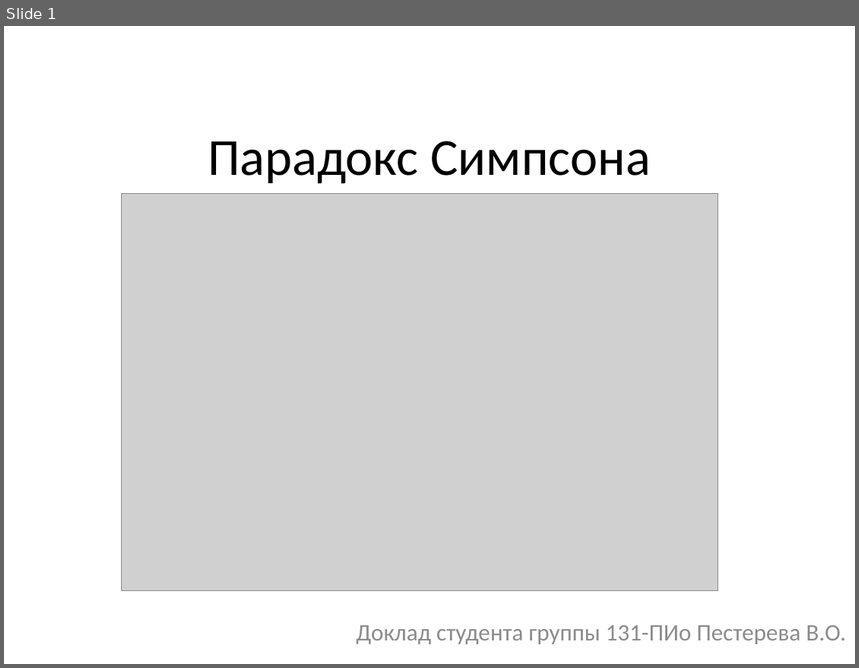
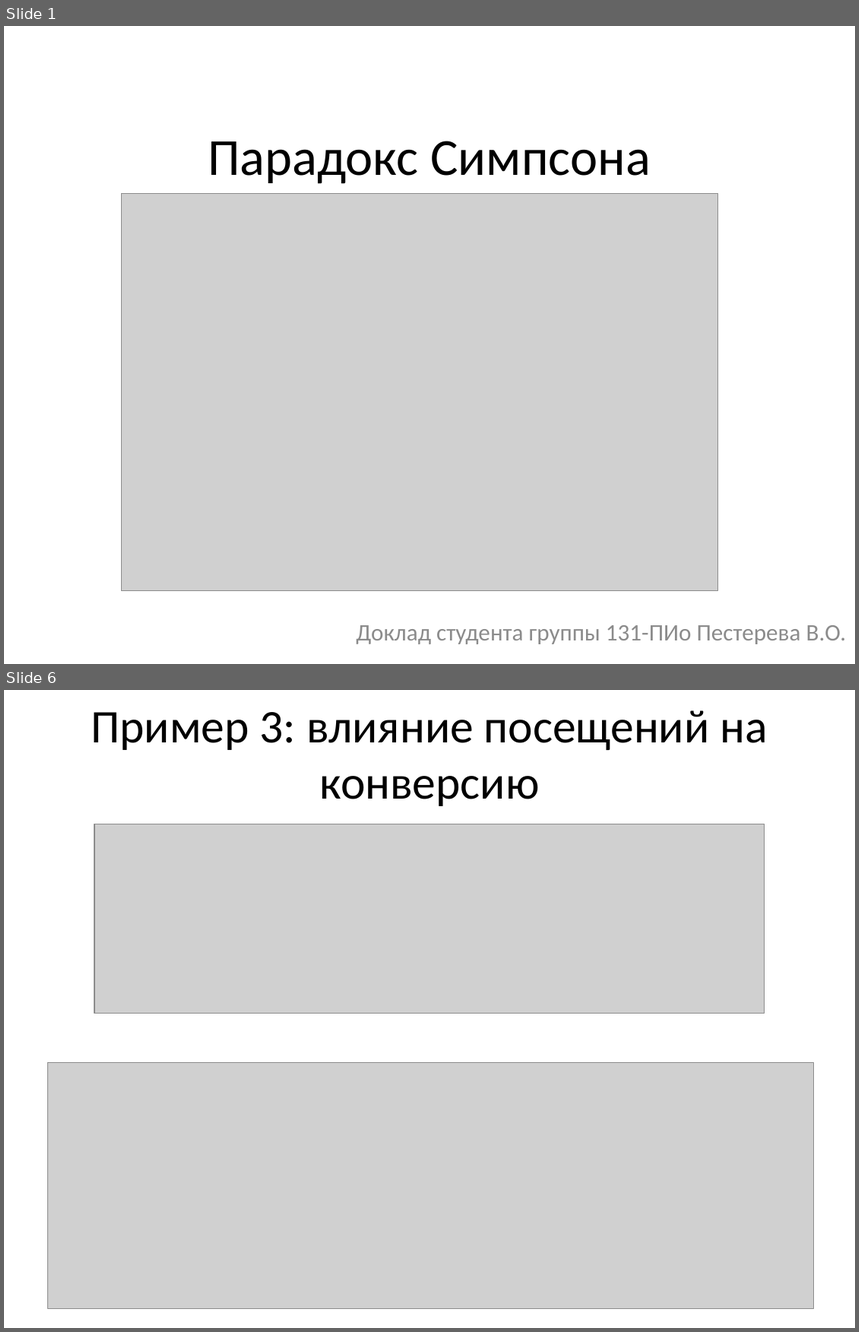
Before and after one commit to liaten/third_course, a slide deck: int_analysis_mat_methods/06_simpson/simpson.pptx. Shown one above the other, each under a label of ours: slide 1 before the commit, slides 1 and 6 after it; the slides between them are not shown. The pictures are 859x668 and 859x1332 pixels, drawn with LibreOffice and Linux fonts; fonts in the diff are those of the drawing; grey boxes stand for pictures. Boxes give left, top, right and bottom in pixels: in the first picture for what was removed or moved away, otherwise in the second. Text is boxed around its words. In the diff, an @@ line names an element or a change of style, - is before the commit and + after.

```diff
--- a/int_analysis_mat_methods/06_simpson/simpson.pptx
+++ b/int_analysis_mat_methods/06_simpson/simpson.pptx
@@ slide 6 added at [4, 690, 855, 1328], background #FFFFFF @@
@@ title added at [91, 711, 767, 806], 39.6 pt, text #000000 @@
+Пример 3: влияние посещений на конверсию
@@ picture added at [94, 824, 764, 1012] @@
@@ picture added at [48, 1063, 814, 1309] @@
```
Also in this commit, not shown: 1 slide changed, 3 other slides added, 7 slides removed, 2 other files.
